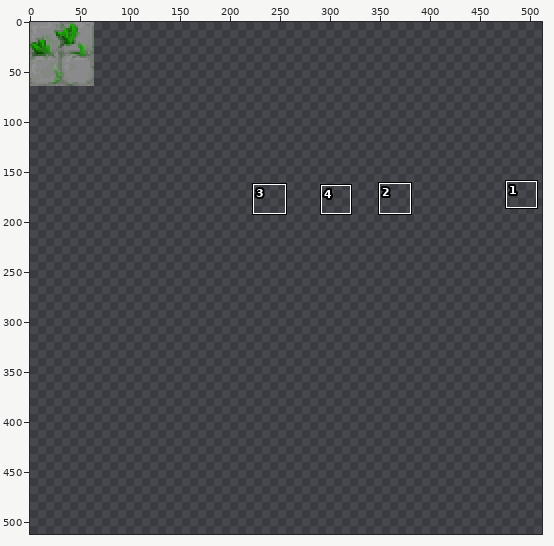
Two versions of one sprite sheet, wa_aware_rc3_tileset.png. The picture above shows the old version from afar; the outline marks the close-up.
Close-up. First the earlier version:
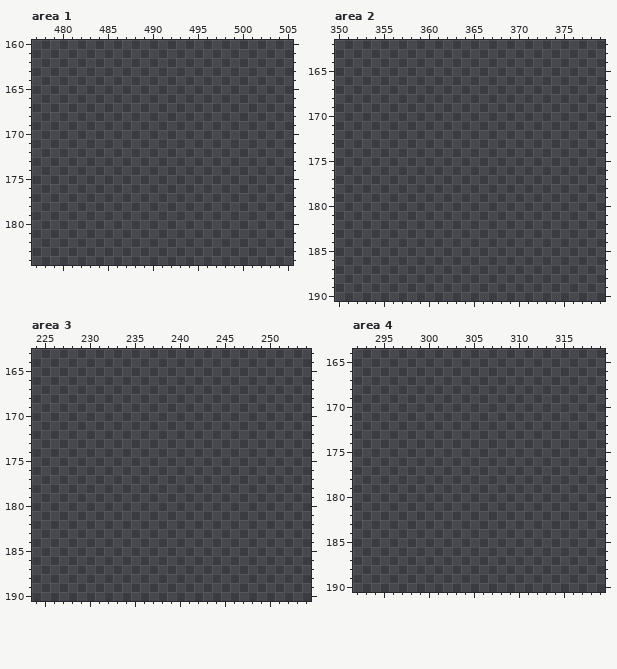
The file is 512x512 pixels. Colours within 5 levels of each other are drawn and written as one. Shown: area 1: x 477..505, y 160..184; area 2: x 350..379, y 162..190; area 3: x 224..254, y 163..190; area 4: x 292..319, y 164..190. The commit also changed other parts of the picture, which this record leaves out.
Palette (. is transparent): 
Now the later version:
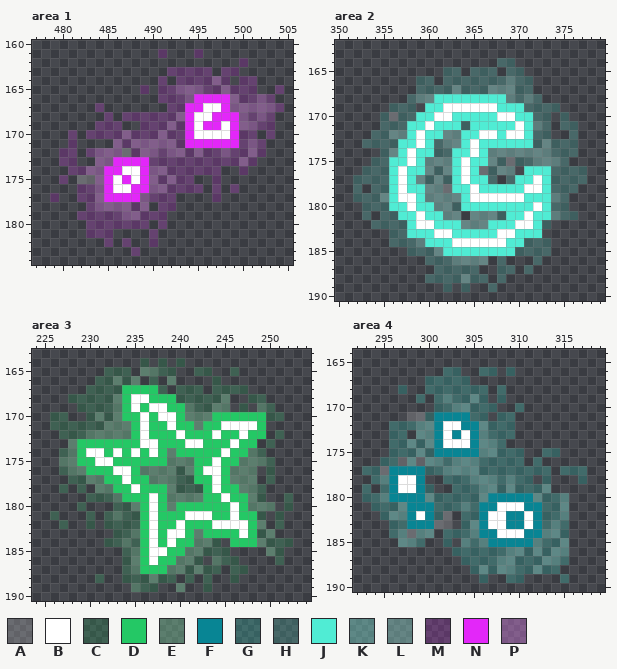
Colours new in this view: A #ffffff32  B #ffffff  C #24c86532  D #24c865  E #85e0a95a  F #088594  G #2af9df32  H #50ecd432  J #50ecd4  K #89fced5a  L #9ef4e75a  M #e327f932  N #e327f9  P #ef87fc5a
Difference:
Changed rows in their new state; - is an unchanged pixel.
Area 1:
first column x 479:
161 ------------M---M---------
162 ---------------------M----
163 -------------MMMMM-MM-----
164 ------------M-MMMMPM-MM---
165 ----------M-MMPPPMMPMMM--M
166 ------------MMMPNNNNPMMPM-
167 -----M-------MMNNBBNPPPPPM
168 ------M-MMMMMMPNBBNNNPMPM-
169 -----MMM--MMMPMNBNNBNPPMM-
170 --M-MMMMPMMMPMMNBBBBNMM-M-
171 --M----PMPPPPPMNNNNNNMPM--
172 -MM-MPPPAMPPMPPMPMMPMMPM--
173 -MM--PPNNNNMMMMMMMMMMPM---
174 --MMPPNNBBNPPMMMMMM--M----
175 -M-AAPNBNBNPMPMM--M-------
176 ---MMPNBBNNPPMMMM-M-M-----
177 M--MMPNNNNPMMM----M-------
178 ----MPPPPMP-MM------------
179 ---MMMMMPPMMM-------------
180 ----MMMMMMM-M-------------
181 ----MMM----M--------------
182 ------M-M--M--------------
183 ---------M----------------
Area 2:
first column x 352:
164 ----------------HH--------
165 ----------HH-HHH-HH-------
166 -------HH-HHHHHHHLHH------
167 -------HHHHLHHHLLLHH------
168 ------HLLJJJJJJJJLHLH-----
169 ----HHH-JJBBBBBBJJJHHHH---
170 ---HAHHJJBBJJJJJBBJJHH-H--
171 ---HHHJJBJJJHJJJJJBJLH-HH-
172 --HHLLJBJJLLJJBBJBBJHH--H-
173 -HHHHJJBJHLLJBJJJJJJHLHHH-
174 ---HLJBJJHHJJBJLLLLLLLHHH-
175 --HHJJBJLLLJBJJLHAHHLLLH--
176 -HHHJBJJLHLJBJAHLL-JJJHHHH
177 HHHHJBJLHLHJBJJH-HJJBJHHHH
178 H-HHJBJJLLAJJBJJJJJBBJHHH-
179 HHHLJBBJLLLLJBBBBBBJJJLH--
180 -HHHJJBJJLLHJJJJJJJJBJHH--
181 -H-HHJJBJJLL-LLLHJJBJJLHH-
182 --HHHHJBBJJJLLLJJJBBJH----
183 ----HHJJJBBJJJJJBBJJJ-----
184 ----HHHLJJJBBBBBBJJHHH----
185 ------HHHLJJJJJJJJHHHH----
186 --------HHHLLLL-H---H-----
187 ---------HHHHH--HH-H------
188 --------HHHHLHH-H---------
189 ----------H-H--H----------
Area 3:
first column x 226:
164 ----------C-C-C------------
165 ------CCC-EECC--CC--C------
166 -----CCECE-C-E----C--------
167 ----CCCCDDDDC-CCC-CCCC-----
168 --CCCCCEDBBDDDCCCCCE--CC---
169 ---CCCCEDBDBBDDECCEE-C-EC--
170 CC--CECEDDBDBBDEEEDDDDDDCC-
171 CCCCCCEEEDBDDBDDEDDBBBBD---
172 -CCCEEEEEDBDDDBDDDBDDBDD-C-
173 --EDDDDDDDBBDDDBBDDDBDD-C--
174 -CEDBBDBDBDBDEDDDDDBDDEC---
175 -EEDDBBDDDDDDEEEDDBDDEEEC--
176 -CEEDDDBBDEEEECEDBBDEEE-C--
177 --CCEEDDBDDEEECCDDBDEEE-C--
178 -C-C-EEDDBDDDECCCDBDDEEC---
179 ----CCCEDDDBDEEEEDDBDDEC--C
180 ---C---CCEDBDEDDDDDDBDEEE-C
181 C---C-CECCDBDDDBBBDDBDDC-C-
182 -C--C-CCCCDBDDBDDDBBBBDE-C-
183 -------CCEDBDBBDEDDDDBDCE--
184 ------CCECDBDBDDEEC-DDDECCC
185 --------CEDBBDDEECCC----EC-
186 --------CEDBDDEEC-ECC----C-
187 --------CEDDDEECECC-CC-----
188 -----C--CCCECC-C-C--C------
189 ---------ECC--E--C---------
Area 4:
first column x 293:
166 ---------GG--GG-G--------
167 -------GGGGG-------------
168 ----G--GGGGGGG-G---------
169 ------G-GKGGKG-G---------
170 --------GGKKGGG--G-------
171 -----AAGFFFFGG-GG--------
172 ---GGGKKFBBFFKGGG--------
173 ---GG-KKFBFBFKGGG--------
174 ---GGKGKFBBBFKKG---------
175 ---GGGKGFFFFFKKGGG--GG---
176 --GGAKAKKGKKKGGGGG-G-----
177 GGAFFFFGGKKKKGGGGGGGG-GGG
178 -GKFBBF--GGGKKKGKGG-G---G
179 G-GFBBFG--GGGKKGKGGGK----
180 GGKFFFFKGGGGGKFFFFFKGGK--
181 -GGGKFFFGGGKGFFBBBFFGGK--
182 --GKKFBFGA-GGFBBFFBFGGK--
183 ---GGFFFAA-GKFBBFFBFGKG--
184 ---GKAKK-GGGKFFBBBFFKKG--
185 ----KKG--G-KGKFFFFFKGGK--
186 ----------GGGGGGKKGKGKK--
187 -----------GGGGKKGGGKKG--
188 ------------GKGKKGGKGG---
189 -------------G--GG----G--
Where, in picture pixels (left, top, right, bottom), the same in both close-ups:
added: (50, 49, 284, 256)
added: (353, 58, 587, 292)
added: (50, 358, 293, 592)
added: (362, 367, 587, 583)
